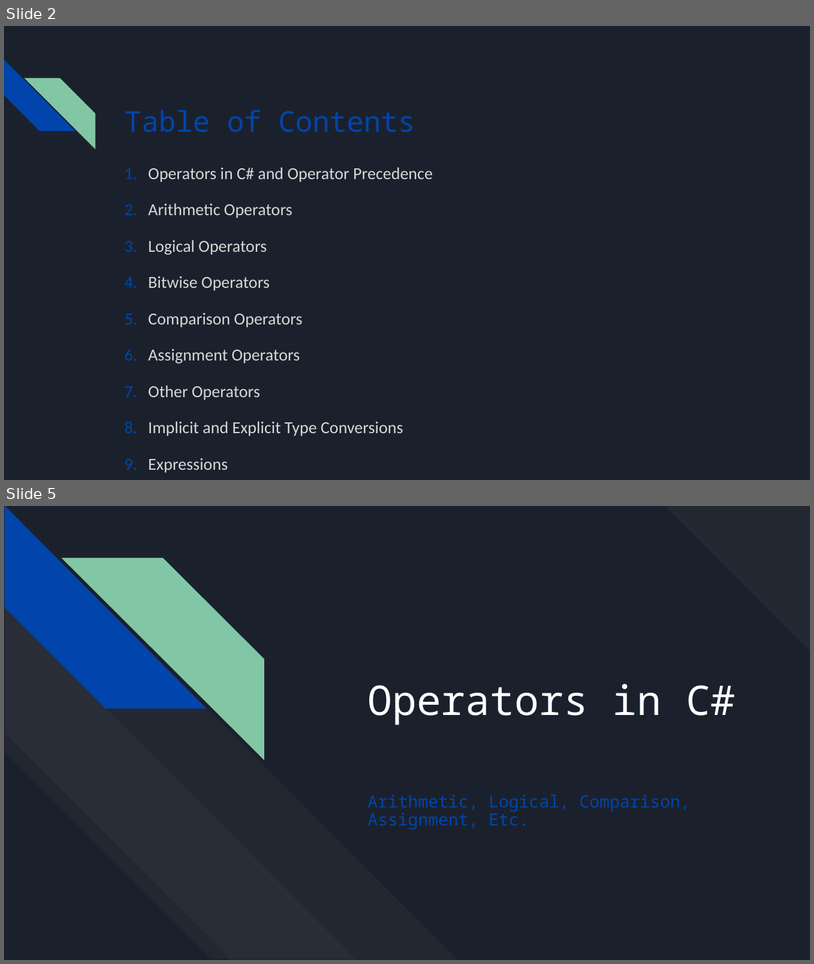
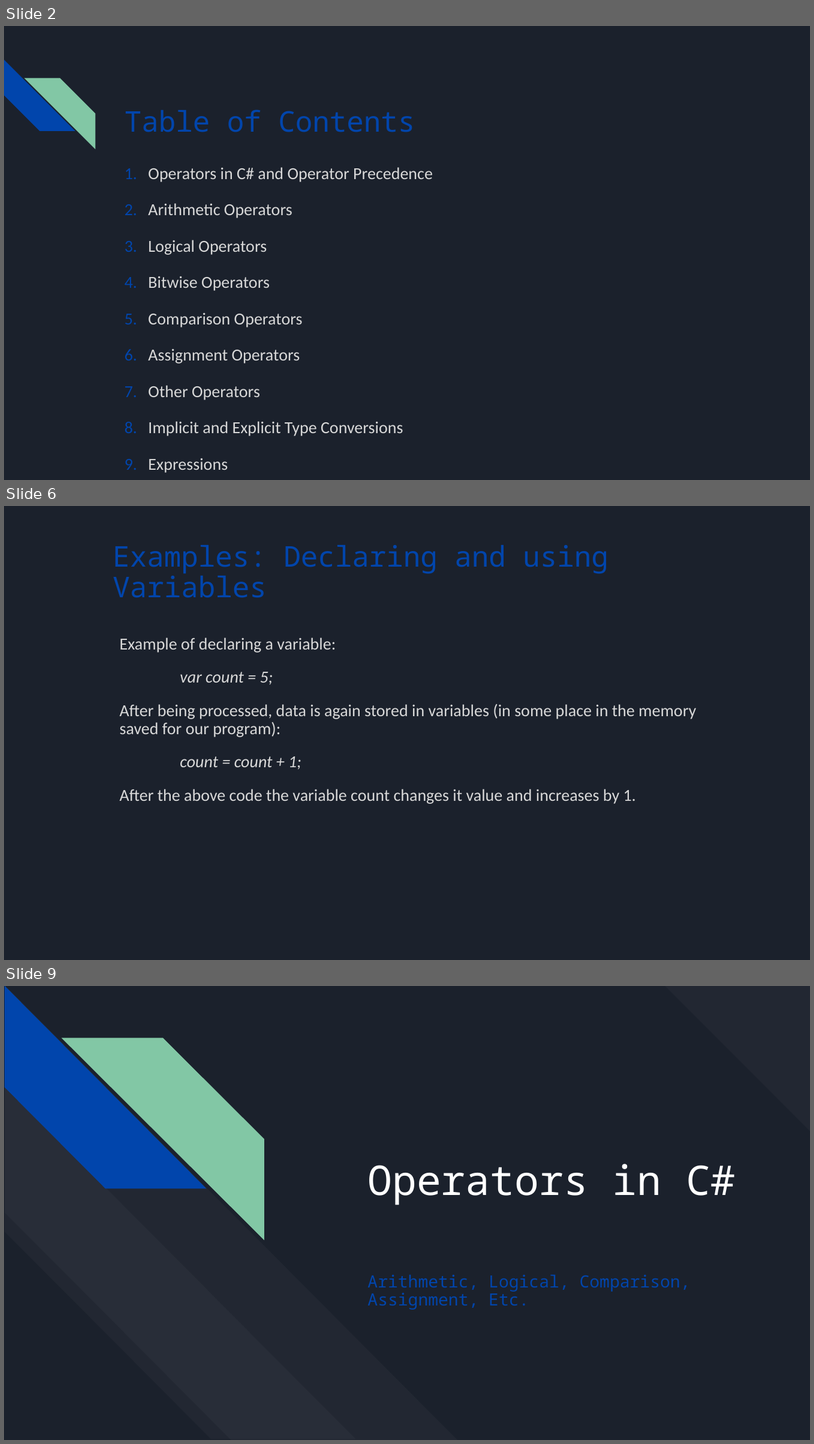
Before and after one commit to bulhard/Introduction-to-programming, a slide deck: Presentations/Lesson 02 Operators and Expressions.pptx. Shown one above the other, each under a label of ours: slides 2 and 5 before the commit, slides 2, 6 and 9 after it; the slides between them are not shown. The pictures are 814x964 and 814x1444 pixels, drawn with LibreOffice and Linux fonts; fonts in the diff are those of the drawing. Boxes give left, top, right and bottom in pixels: in the first picture for what was removed or moved away, otherwise in the second. Text is boxed around its words. In the diff, an @@ line names an element or a change of style, - is before the commit and + after.

```diff
--- a/Presentations/Lesson 02 Operators and Expressions.pptx
+++ b/Presentations/Lesson 02 Operators and Expressions.pptx
@@ slide 6 added at [4,506,810,960], background #1B212C @@
@@ title added at [113,545,609,598], 34 pt, text #0145AC @@
+Examples: Declaring and using Variables
@@ text added at [120,637,696,804], 20 pt, text #D8D8D8 @@
+Example of declaring a variable:
+var count = 5;
+After being processed, data is again stored in variables (in some place in the memory saved for our program):
+count = count + 1;
+After the above code the variable count changes it value and increases by 1.
@@ what was slide 5 is now slide 9 @@
```
Also in this commit, not shown: 5 other slides added.
